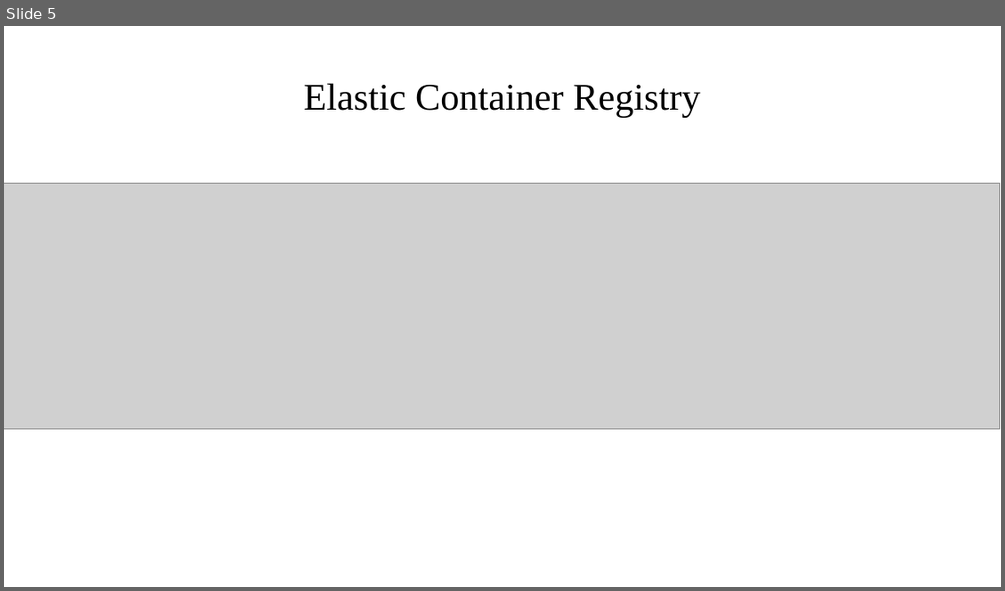
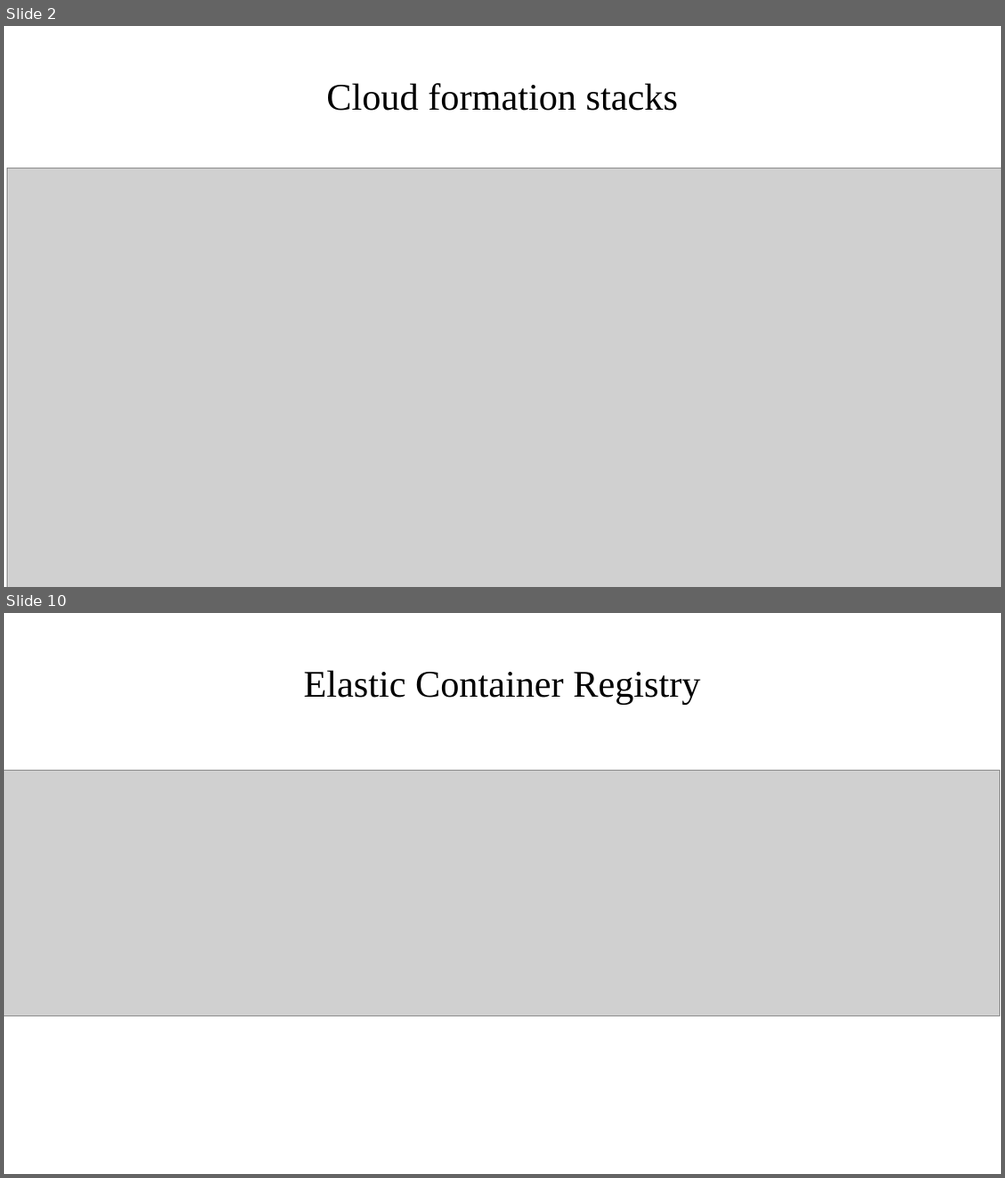
Before and after one commit to vmalani27/bvm_internship_project_12, a slide deck: AWS Architecture documentation.odp. Shown one above the other, each under a label of ours: slide 5 before the commit, slides 2 and 10 after it; the slides between them are not shown. The pictures are 1005x591 and 1005x1178 pixels, drawn with LibreOffice and Linux fonts; fonts in the diff are those of the drawing; grey boxes stand for pictures. Boxes give left, top, right and bottom in pixels: in the first picture for what was removed or moved away, otherwise in the second. Text is boxed around its words. In the diff, an @@ line names an element or a change of style, - is before the commit and + after.

```diff
--- a/AWS Architecture documentation.odp
+++ b/AWS Architecture documentation.odp
@@ slide 2 added at [4,26,1001,587], background #FFFFFF @@
@@ title added at [326,83,678,111], 30 pt, text #000000 @@
+Cloud formation stacks
@@ picture added at [8,168,1001,587] @@
@@ what was slide 5 is now slide 10 @@
```
Also in this commit, not shown: 2 slides changed, 7 other slides added, 5 slides removed, 11 other files.
